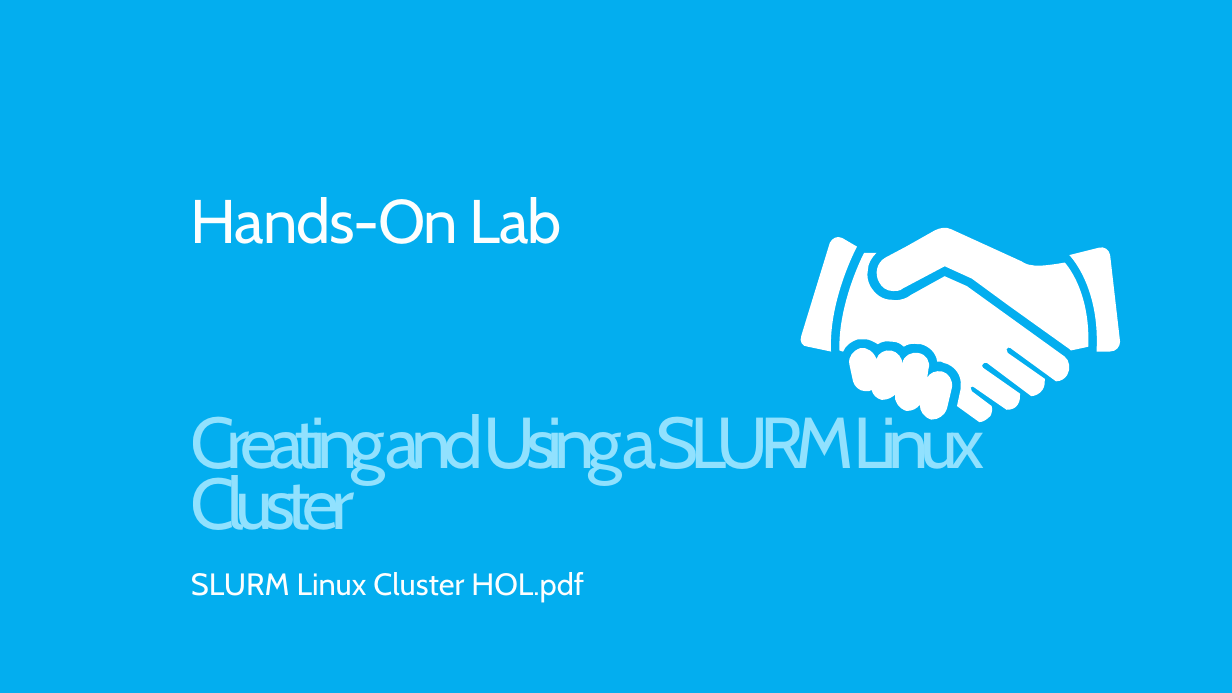
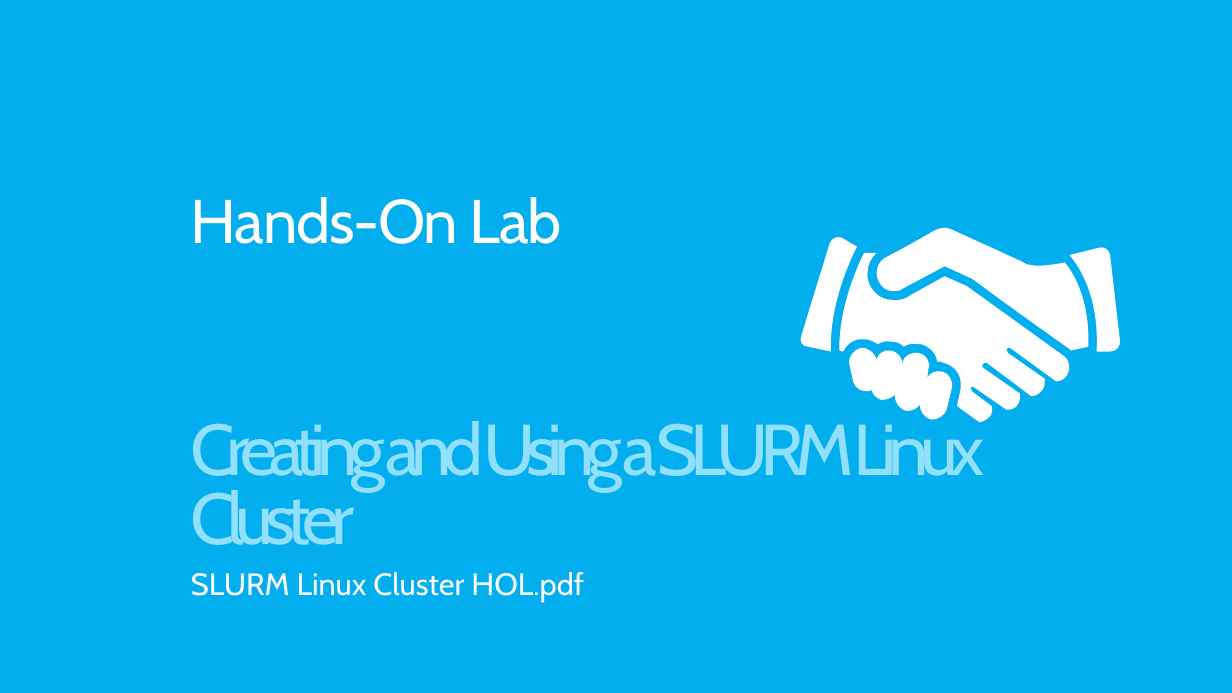
Before and after one commit to MSRConnections/Azure-training-course, a slide deck: slide 7 of Content/HPC/Azure Batch and HPC.pptx (slide 8 before the commit). Drawn at 1232x693 pixels with LibreOffice and Linux fonts; fonts in the diff are those of the drawing. Boxes give left, top, right and bottom in pixels: in the first picture for what was removed or moved away, otherwise in the second. Text is boxed around its words. In the diff, an @@ line names an element or a change of style, - is before the commit and + after.

```diff
--- a/Content/HPC/Azure Batch and HPC.pptx
+++ b/Content/HPC/Azure Batch and HPC.pptx
@@ text "Creating and Using a SLURM ..." at box(191, 414, 984, 545): line spacing 0.7 to 0.8 @@
```
Also in this commit, not shown: 1 slide removed, 2 other files.
